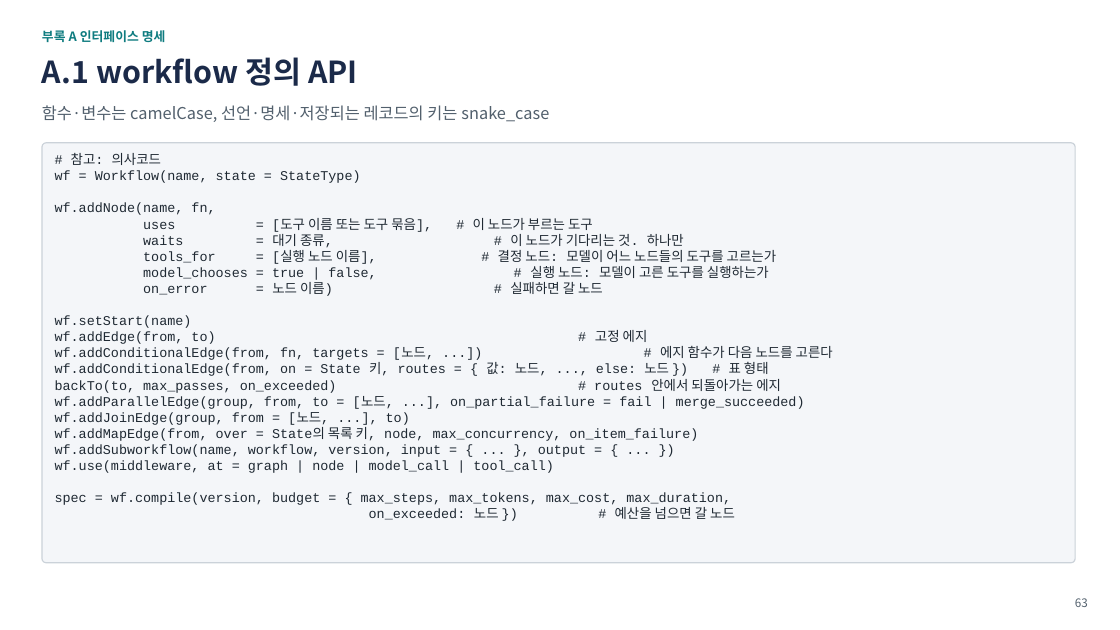
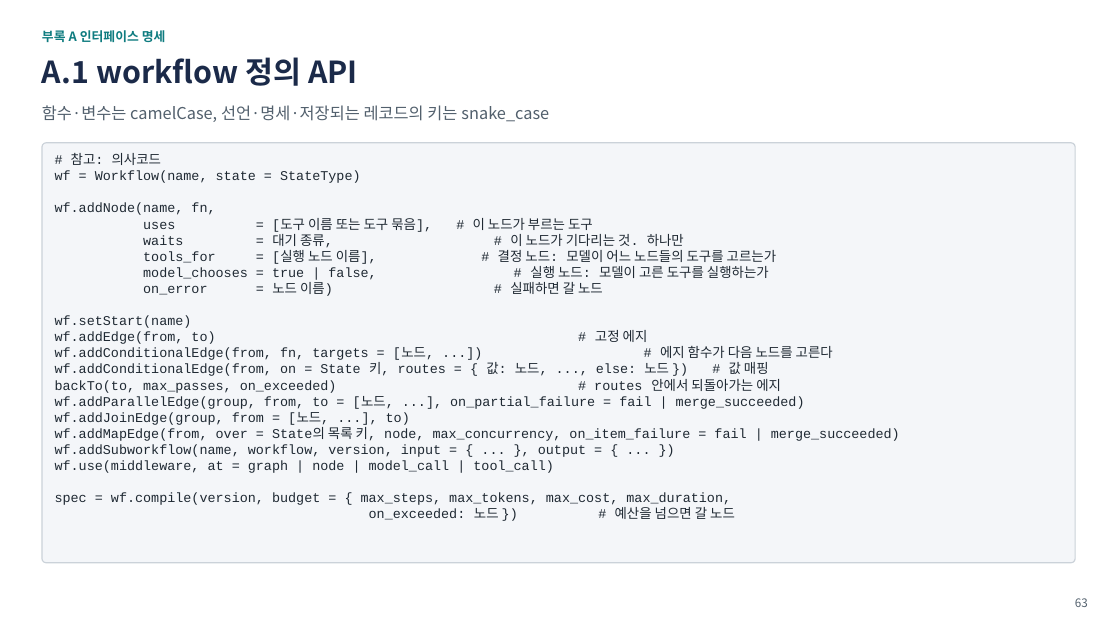
Before and after one commit to iwindfree/ai-agent-framework-architecture, a slide deck: slide 63 of AI_Agent_Workflow_Framework_Summary.pptx. Drawn at 1120x630 pixels with LibreOffice and Linux fonts; fonts in the diff are those of the drawing. Boxes give left, top, right and bottom in pixels: in the first picture for what was removed or moved away, otherwise in the second. Text is boxed around its words. In the diff, an @@ line names an element or a change of style, - is before the commit and + after.

```diff
--- a/AI_Agent_Workflow_Framework_Summary.pptx
+++ b/AI_Agent_Workflow_Framework_Summary.pptx
@@ text at <box>55,362,769,376</box>: text changed @@
-wf.addConditionalEdge(from, on = State 키, routes = { 값: 노드, ..., else: 노드 }) # 표 형태
+wf.addConditionalEdge(from, on = State 키, routes = { 값: 노드, ..., else: 노드 }) # 값 매핑
@@ text at <box>55,424,900,441</box>: text changed @@
-wf.addMapEdge(from, over = State의 목록 키, node, max_concurrency, on_item_failure)
+wf.addMapEdge(from, over = State의 목록 키, node, max_concurrency, on_item_failure = fail | merge_succeeded)
```
Also in this commit, not shown: 2 other slides changed, 1 other file.
